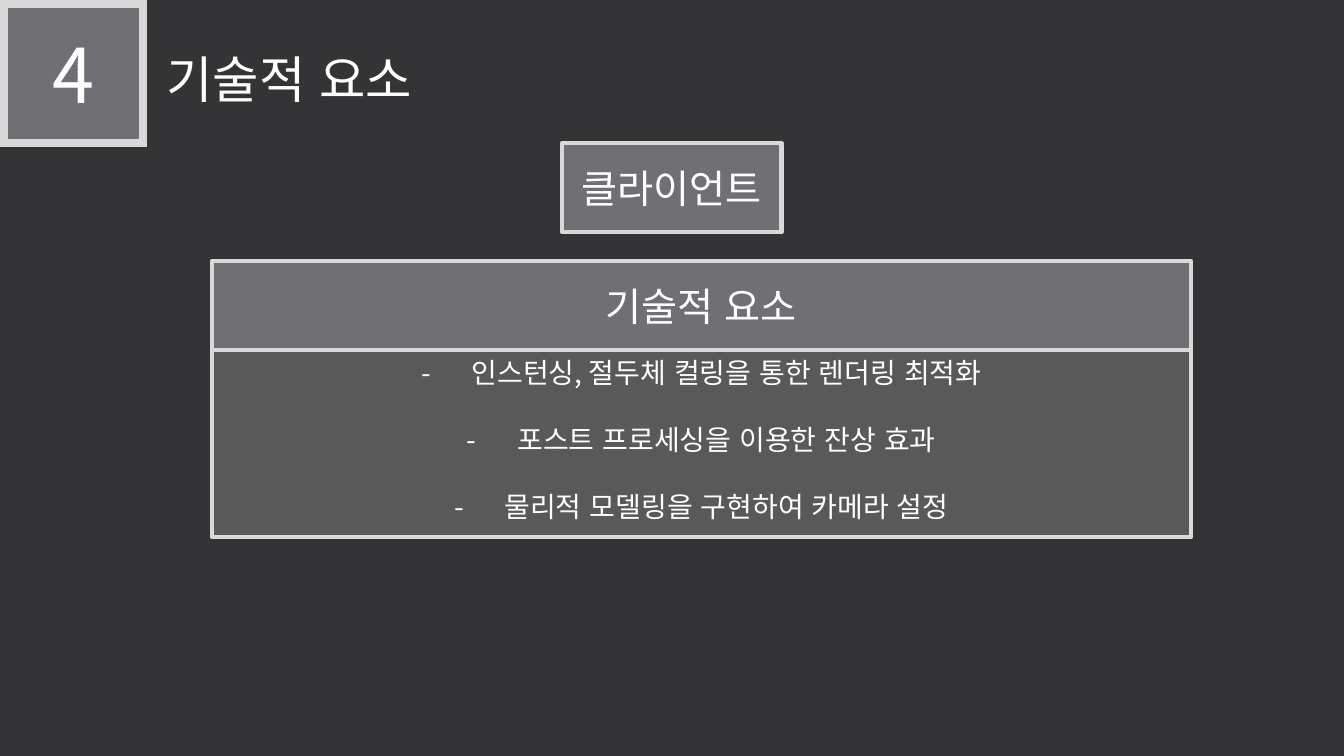
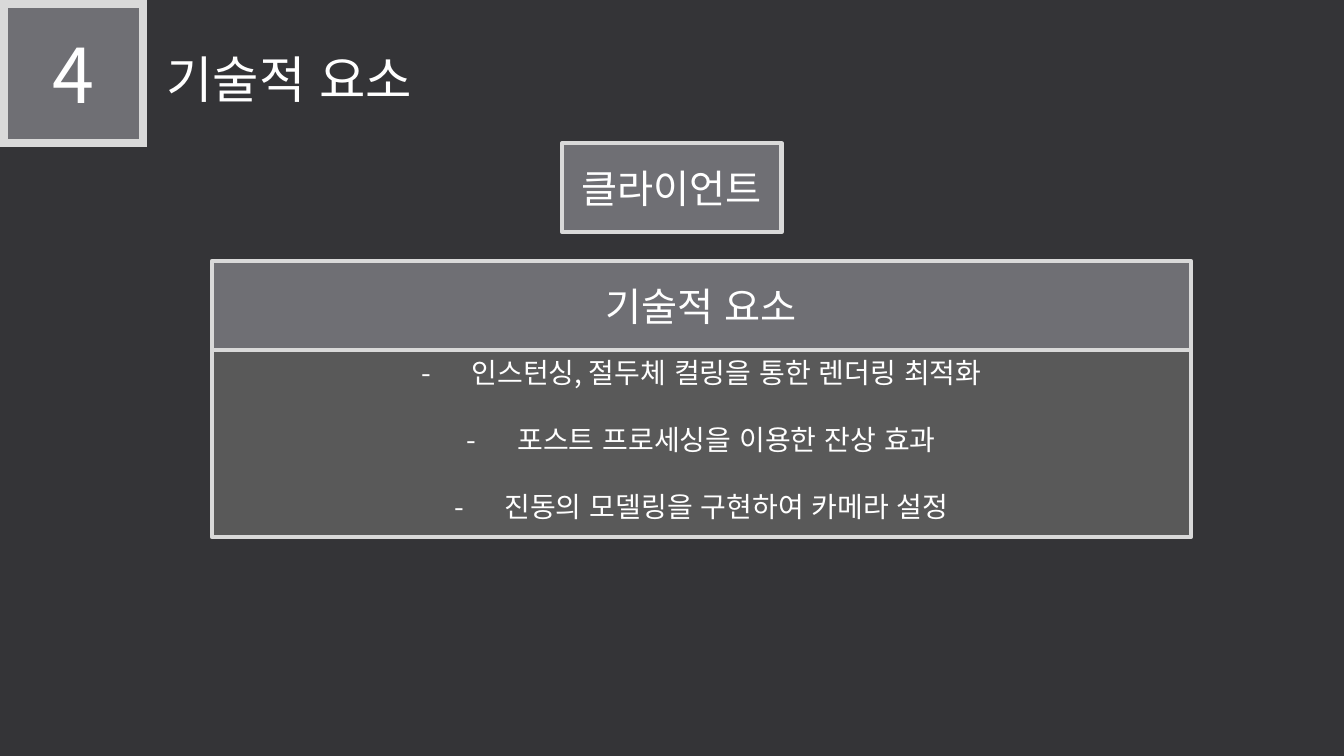
Before and after one commit to LEGO0937/Our_Project, a slide deck: slide 10 of 기획단계/졸작 제안서_최종수정중.pptx. Drawn at 1344x756 pixels with LibreOffice and Linux fonts; fonts in the diff are those of the drawing. Boxes give left, top, right and bottom in pixels: in the first picture for what was removed or moved away, otherwise in the second. Text is boxed around its words. In the diff, an @@ line names an element or a change of style, - is before the commit and + after.

Commit message:
기술적요소수정
물리적모델링->진동의모델링

```diff
--- a/기획단계/졸작 제안서_최종수정중.pptx
+++ b/기획단계/졸작 제안서_최종수정중.pptx
@@ text in rectangle at (504,494,949,519): text changed @@
-- 물리적 모델링을 구현하여 카메라 설정
+- 진동의 모델링을 구현하여 카메라 설정
```
Also in this commit, not shown: 3 other slides changed.
